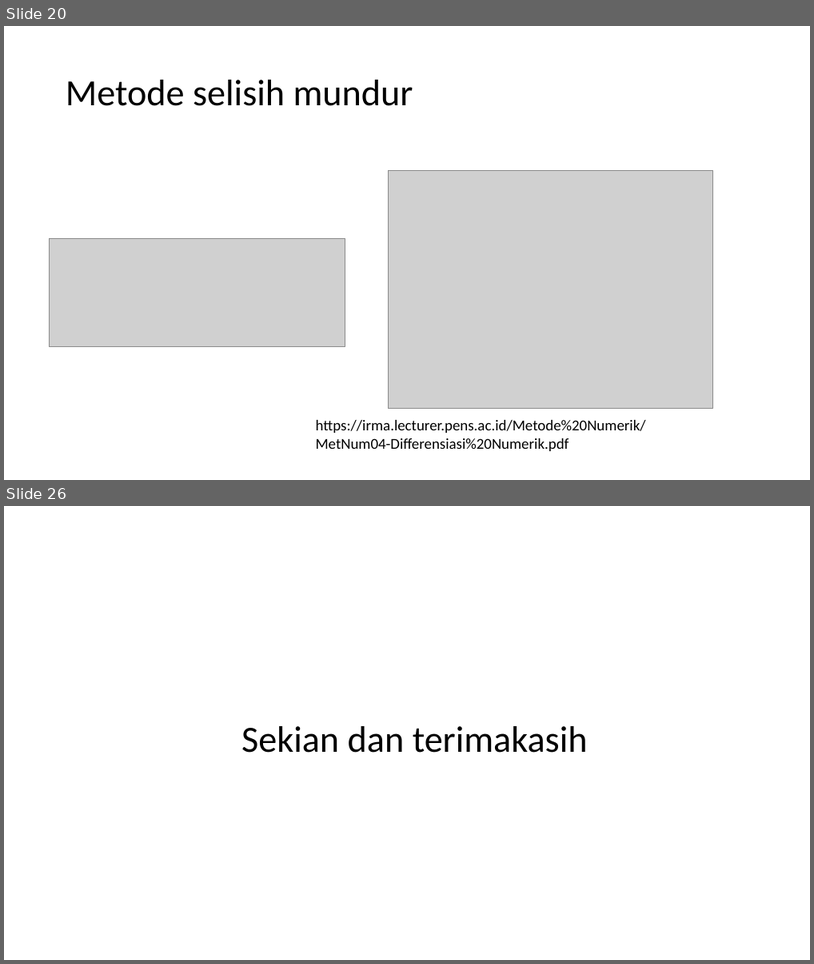
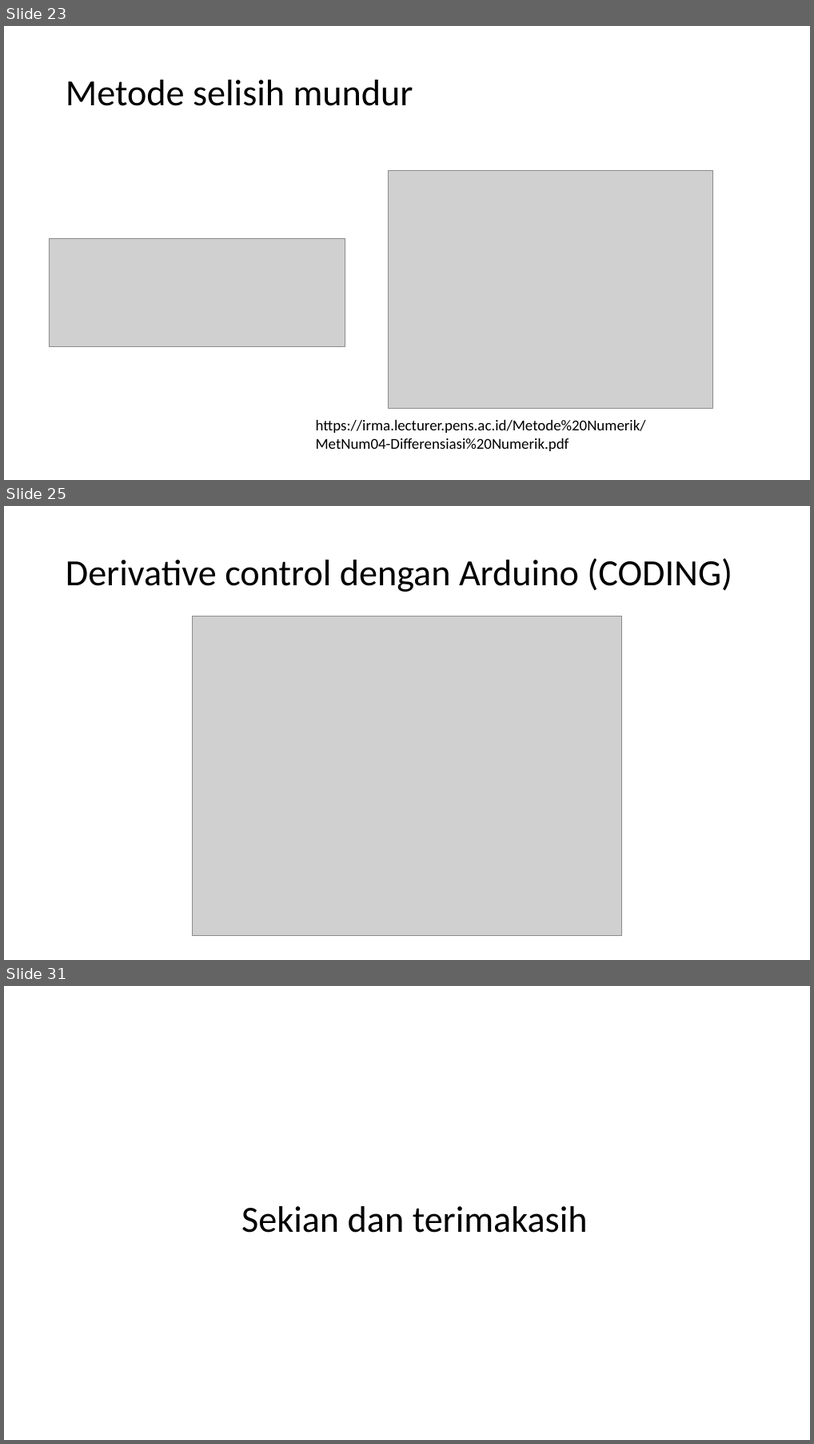
Before and after one commit to muhammadhusni777/kelasrobot_pid, a slide deck: ppt.pptx. Shown one above the other, each under a label of ours: slides 20 and 26 before the commit, slides 23, 25 and 31 after it; the slides between them are not shown. The pictures are 814x964 and 814x1444 pixels, drawn with LibreOffice and Linux fonts; fonts in the diff are those of the drawing; grey boxes stand for pictures. Boxes give left, top, right and bottom in pixels: in the first picture for what was removed or moved away, otherwise in the second. Text is boxed around its words. In the diff, an @@ line names an element or a change of style, - is before the commit and + after.

```diff
--- a/ppt.pptx
+++ b/ppt.pptx
@@ slide 25 added at box(4, 506, 810, 960), background #FFFFFF @@
@@ title added at box(66, 558, 733, 592), 44 pt, text #000000 @@
+Derivative control dengan Arduino (CODING)
@@ picture added at box(193, 616, 622, 936) @@
@@ what was slide 20 is now slide 23 @@
@@ what was slide 26 is now slide 31 @@
```
Also in this commit, not shown: 9 slides changed, 6 other slides added, 2 slides removed, 4 other files.
